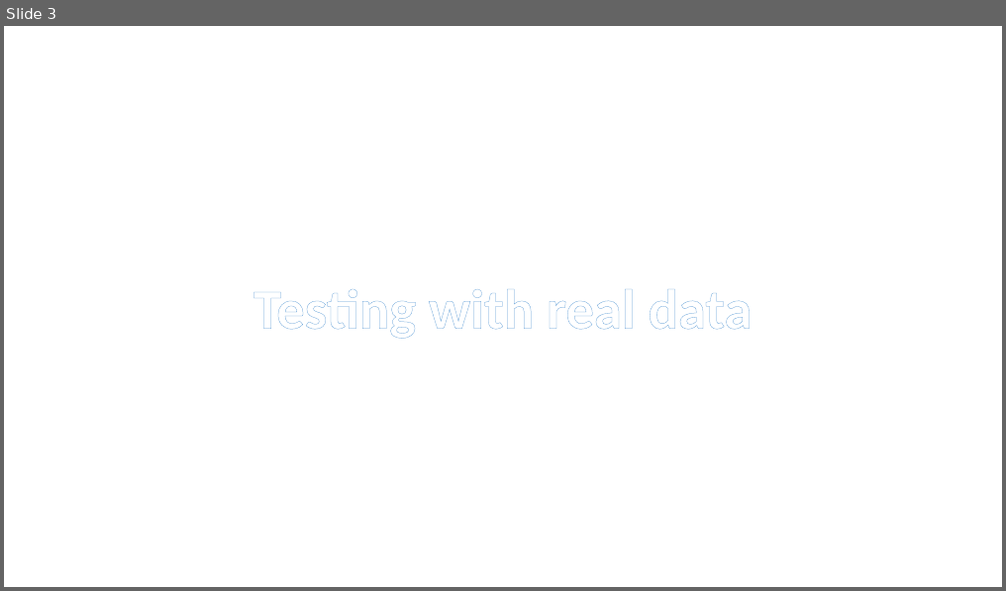
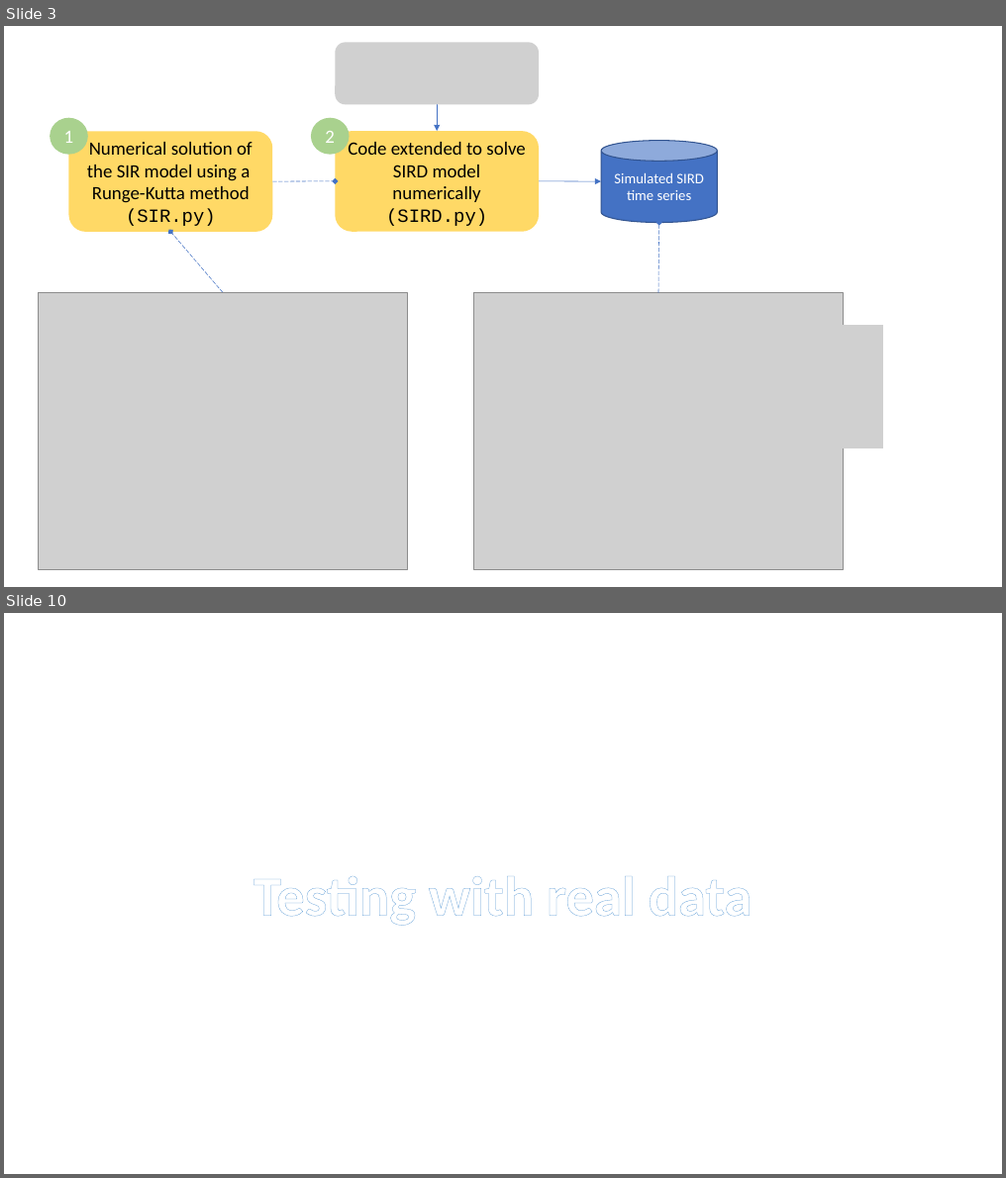
Before and after one commit to andreplima/covidsims, a slide deck: presentation/Solution to the SIRD Inverse problem.pptx. Shown one above the other, each under a label of ours: slide 3 before the commit, slides 3 and 10 after it; the slides between them are not shown. The pictures are 1006x591 and 1006x1178 pixels, drawn with LibreOffice and Linux fonts; fonts in the diff are those of the drawing; grey boxes stand for pictures. Boxes give left, top, right and bottom in pixels: in the first picture for what was removed or moved away, otherwise in the second. Text is boxed around its words. In the diff, an @@ line names an element or a change of style, - is before the commit and + after.

```diff
--- a/presentation/Solution to the SIRD Inverse problem.pptx
+++ b/presentation/Solution to the SIRD Inverse problem.pptx
@@ slide 3 added at (4,26,1002,587), background #FFFFFF @@
@@ picture added at (335,43,539,104) @@
@@ arrow added from (437, 104) to (437, 131), #4472C4 0.5 pt @@
@@ ellipse added at (50,118,88,155), fill #A9D18E, 18 pt, text #FFFFFF @@
+1
@@ rounded rectangle added at (69,132,272,232), fill #FFD966, 18 pt, text #000000 @@
+Numerical solution of the SIR model using a
+Runge-Kutta method
+(SIR.py)
@@ ellipse added at (311,118,350,155), fill #A9D18E, 18 pt, text #FFFFFF @@
+2
@@ rounded rectangle added at (335,131,539,231), fill #FFD966, 18 pt, text #000000 @@
+Code extended to solve SIRD model numerically
+(SIRD.py)
@@ cylinder added at (601,141,718,223), fill #4472C4, outline #325491 1 pt, 14 pt, text #FFFFFF @@
+Simulated SIRD time series
@@ arrow added from (272, 181) to (335, 181), #4472C4 0.5 pt dashed @@
@@ arrow added from (539, 181) to (601, 181), #4472C4 0.5 pt @@
@@ arrow added from (224, 293) to (171, 232), #4472C4 0.5 pt dashed @@
@@ arrow added from (658, 293) to (659, 223), #4472C4 0.5 pt dashed @@
@@ picture added at (39,293,408,570) @@
@@ picture added at (474,293,844,570) @@
@@ picture added at (819,325,884,449) @@
@@ what was slide 3 is now slide 10 @@
```
Also in this commit, not shown: 3 slides changed, 12 other slides added, 6 slides removed, 15 other files.
